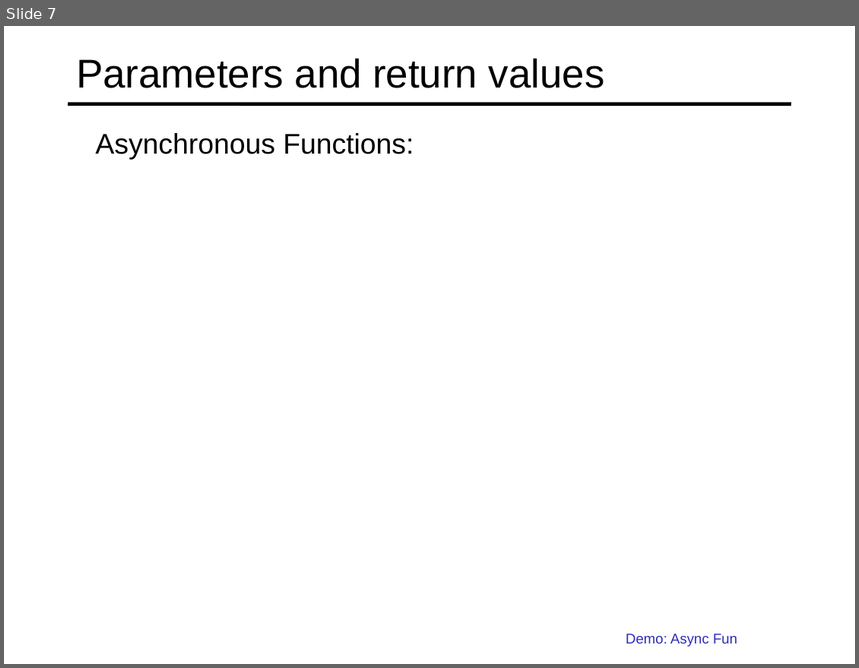
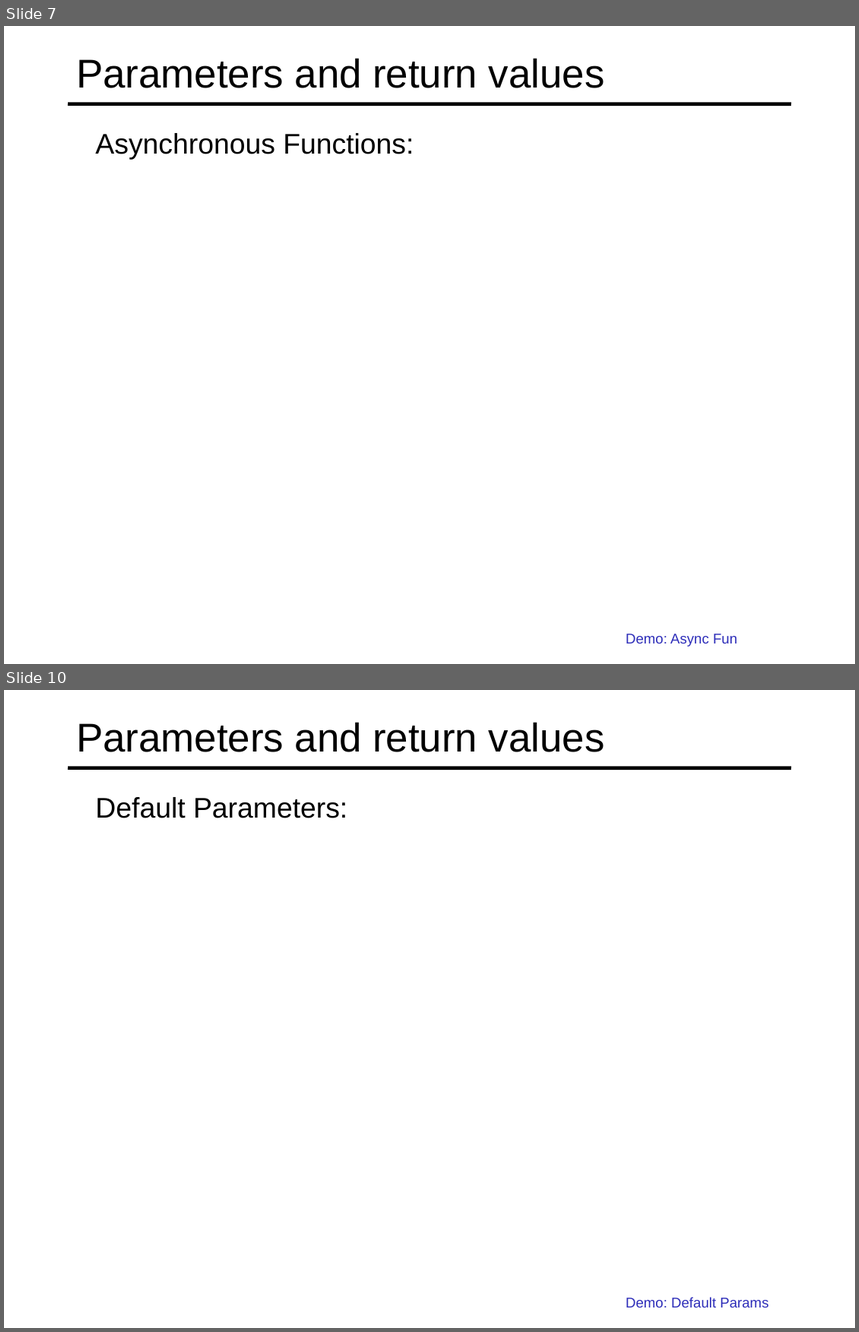
Before and after one commit to specter01wj/Jago_Link_Training, a slide deck: Angular/Angular12/TypeScript Fundamentals/3-Creating-And-Using-Functions/L3_Classes and Interfaces.ppt. Shown one above the other, each under a label of ours: slide 7 before the commit, slides 7 and 10 after it; the slides between them are not shown. The pictures are 859x668 and 859x1332 pixels, drawn with LibreOffice and Linux fonts; fonts in the diff are those of the drawing. Boxes give left, top, right and bottom in pixels: in the first picture for what was removed or moved away, otherwise in the second. Text is boxed around its words. In the diff, an @@ line names an element or a change of style, - is before the commit and + after.

```diff
--- a/Angular/Angular12/TypeScript Fundamentals/3-Creating-And-Using-Functions/L3_Classes and Interfaces.ppt
+++ b/Angular/Angular12/TypeScript Fundamentals/3-Creating-And-Using-Functions/L3_Classes and Interfaces.ppt
@@ slide 10 added at (4,690,855,1328), background #FFFFFF; not listed: 1 template element that a slide beside it also shows @@
@@ title added at (76,722,605,752), 34 pt, text #000000 @@
+Parameters and return values
@@ text added at (95,797,348,818), 24 pt, text #000000 @@
+  Default Parameters:
@@ text added at (626,1297,769,1308), 12 pt, text #2D2DB9 @@
+  Demo: Default Params
```
Also in this commit, not shown: 1 slide changed, 4 other slides added, 19 slides removed.
